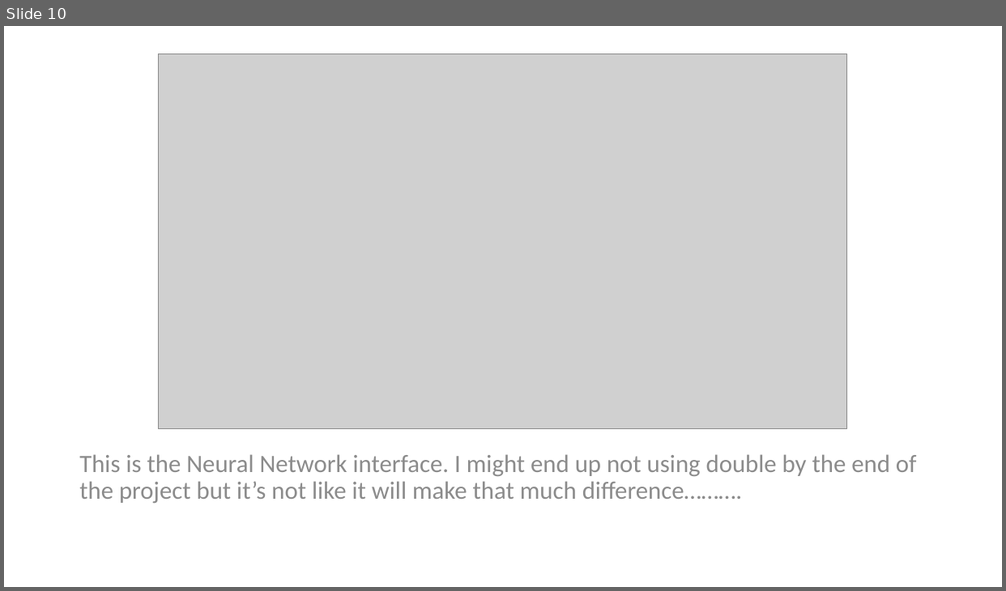
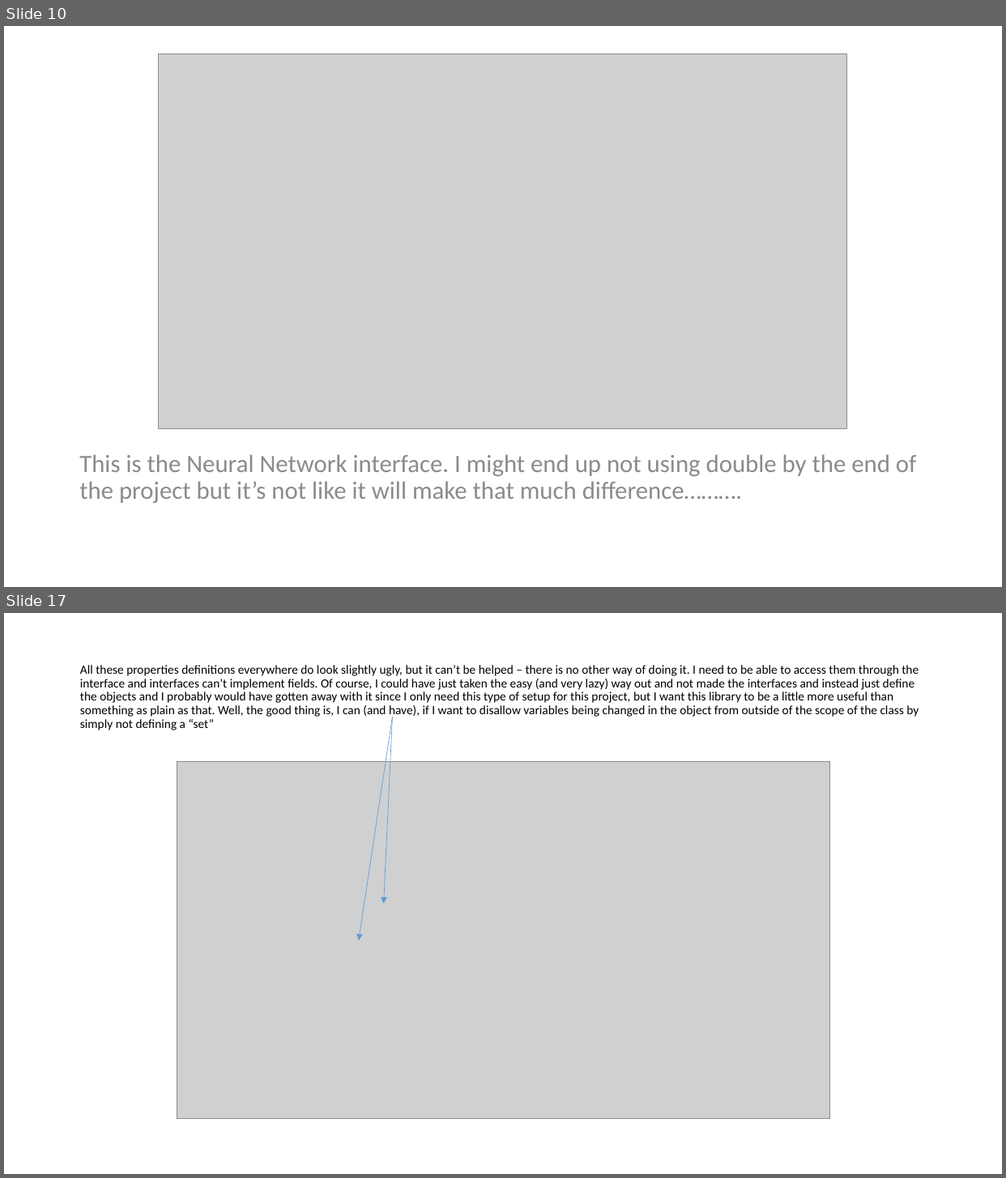
Before and after one commit to PixelZerg/NeuroOCR, a slide deck: NeuroOCR-DevelopmentDocumentation.pptx. Shown one above the other, each under a label of ours: slide 10 before the commit, slides 10 and 17 after it; the slides between them are not shown. The pictures are 1006x591 and 1006x1178 pixels, drawn with LibreOffice and Linux fonts; fonts in the diff are those of the drawing; grey boxes stand for pictures. Boxes give left, top, right and bottom in pixels: in the first picture for what was removed or moved away, otherwise in the second. Text is boxed around its words. In the diff, an @@ line names an element or a change of style, - is before the commit and + after.

Commit message:
Finished off the interfaces and implemented the Neuron

```diff
--- a/NeuroOCR-DevelopmentDocumentation.pptx
+++ b/NeuroOCR-DevelopmentDocumentation.pptx
@@ slide 17 added at (x1=4, y1=613, x2=1002, y2=1174), background #FFFFFF @@
@@ title added at (x1=80, y1=665, x2=918, y2=730), 12 pt, text #000000 @@
+All these properties definitions everywhere do look slightly ugly, but it can’t be helped – there is no other way of doing it. I need to be able to access them through the interface and interfaces can’t implement fields. Of course, I could have just taken the easy (and very lazy) way out and not made the interfaces and instead just define the objects and I probably would have gotten away with it since I only need this type of setup for this project, but I want this library to be a little more useful than something as plain as that. Well, the good thing is, I can (and have), if I want to disallow variables being changed in the object from outside of the scope of the class by simply not defining a “set”
@@ arrow added from (393, 717) to (359, 941), #5B9BD5 0.5 pt @@
@@ arrow added from (393, 717) to (384, 904), #5B9BD5 0.5 pt @@
@@ picture added at (x1=177, y1=763, x2=829, y2=1119) @@
@@ picture added at (x1=177, y1=762, x2=830, y2=1118) @@
```
Also in this commit, not shown: 1 slide changed, 13 other slides added, 6 other files.
